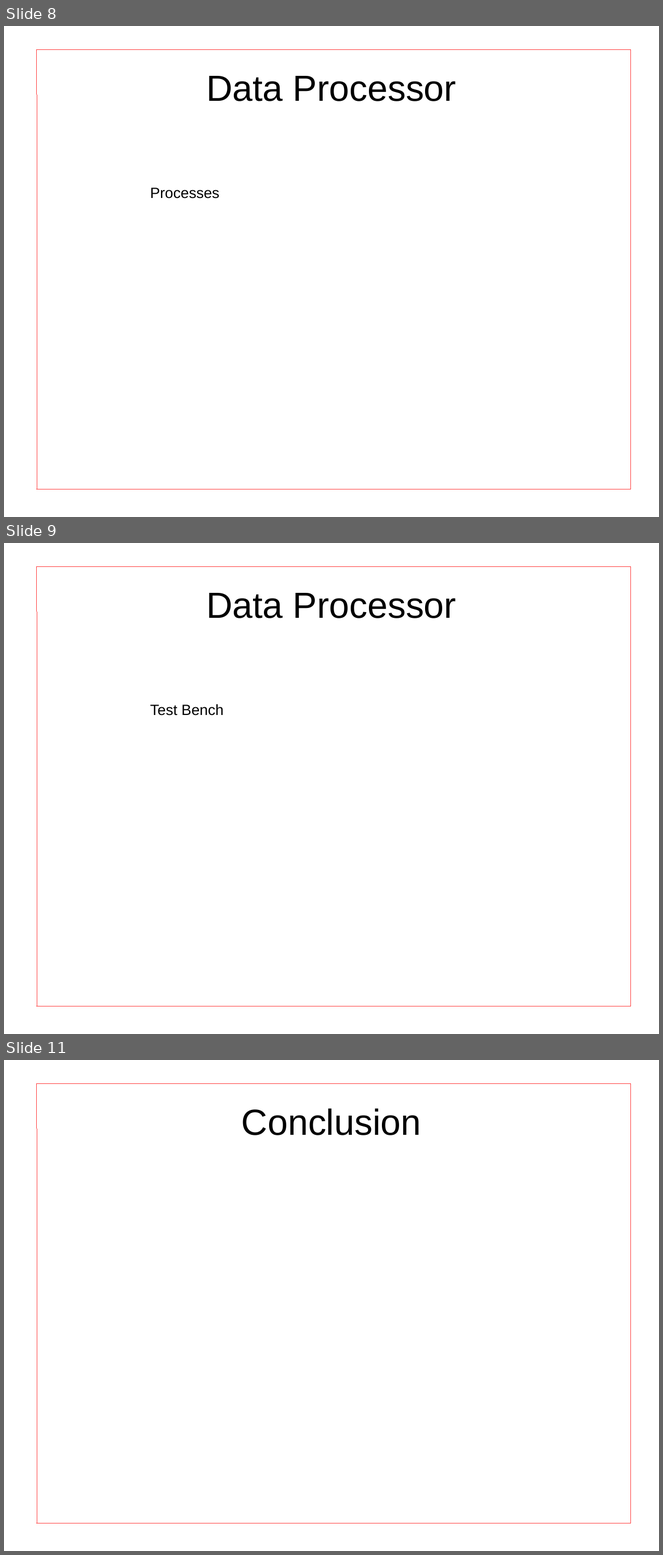
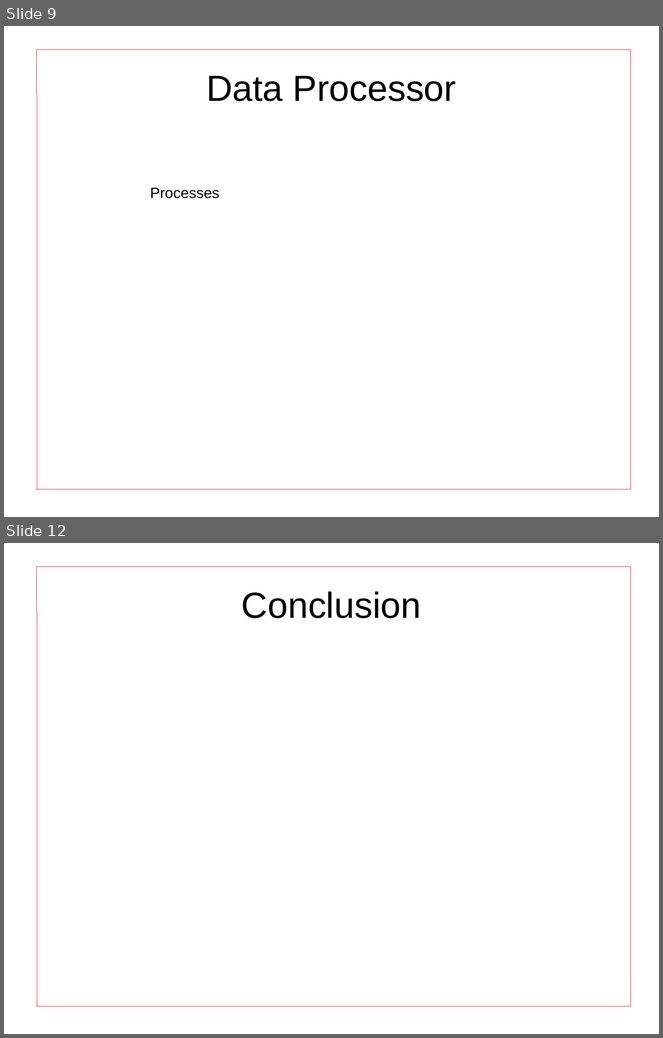
Before and after one commit to darylw357/digital_design_group, a slide deck: presentation.odp. Shown one above the other, each under a label of ours: slides 8, 9 and 11 before the commit, slides 9 and 12 after it; the slides between them are not shown. The pictures are 663x1555 and 663x1038 pixels, drawn with LibreOffice and Linux fonts; fonts in the diff are those of the drawing. Boxes give left, top, right and bottom in pixels: in the first picture for what was removed or moved away, otherwise in the second. Text is boxed around its words. In the diff, an @@ line names an element or a change of style, - is before the commit and + after.

```diff
--- a/presentation.odp
+++ b/presentation.odp
@@ slide 9 removed at box(4, 543, 659, 1034), background #FFFFFF @@
@@ line removed from (37, 566) to (37, 1007) @@
@@ line removed from (631, 566) to (37, 566) @@
@@ line removed from (631, 1007) to (631, 566) @@
@@ title removed at box(206, 593, 456, 618) @@
-Data Processor
@@ text removed at box(150, 704, 223, 716) @@
-Test Bench
@@ line removed from (37, 1007) to (631, 1007) @@
@@ what was slide 8 is now slide 9 @@
@@ what was slide 11 is now slide 12 @@
```
Also in this commit, not shown: 4 slides changed, 3 slides added, 1 other slide removed.
